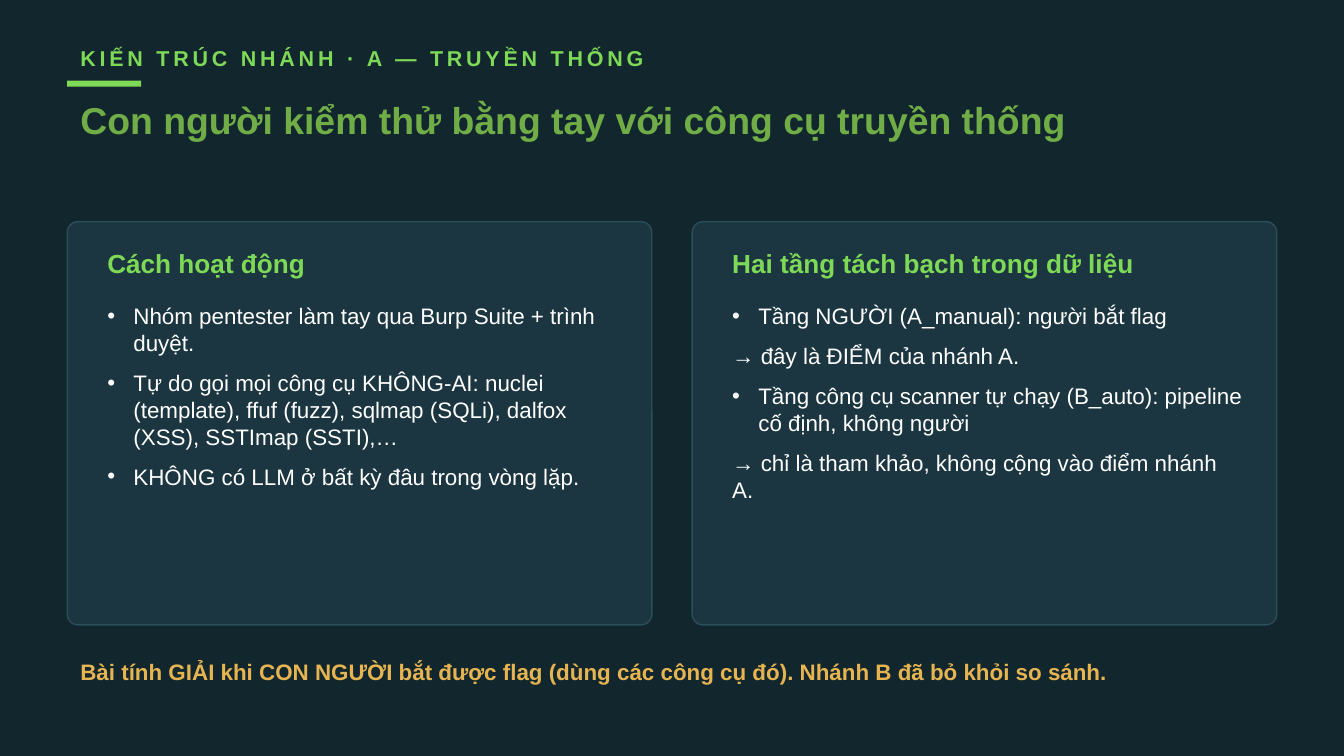
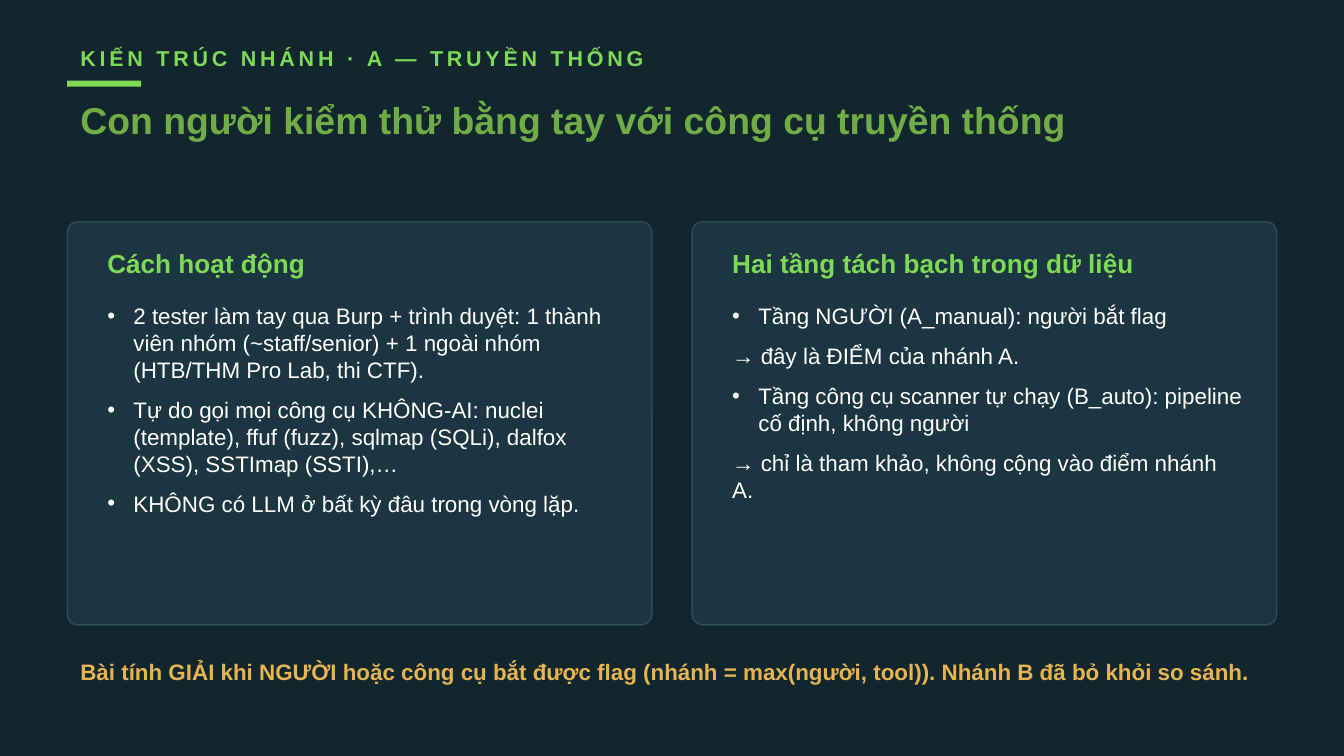
Before and after one commit to VuNguyenBinh/KLTN-FA26, a slide deck: slide 9 of Slide/KTLN_slide.pptx. Drawn at 1344x756 pixels with LibreOffice and Linux fonts; fonts in the diff are those of the drawing. Boxes give left, top, right and bottom in pixels: in the first picture for what was removed or moved away, otherwise in the second. Text is boxed around its words. In the diff, an @@ line names an element or a change of style, - is before the commit and + after.

```diff
--- a/Slide/KTLN_slide.pptx
+++ b/Slide/KTLN_slide.pptx
@@ text at <box>133,307,601,383</box>: text changed @@
-• Nhóm pentester làm tay qua Burp Suite + trình duyệt.
+• 2 tester làm tay qua Burp + trình duyệt: 1 thành viên nhóm (~staff/senior) + 1 ngoài nhóm (HTB/THM Pro Lab, thi CTF).
@@ text at <box>80,663,1248,685</box>: text changed @@
-Bài tính GIẢI khi CON NGƯỜI bắt được flag (dùng các công cụ đó). Nhánh B đã bỏ khỏi so sánh.
+Bài tính GIẢI khi NGƯỜI hoặc công cụ bắt được flag (nhánh = max(người, tool)). Nhánh B đã bỏ khỏi so sánh.
```
Also in this commit, not shown: 2 other slides changed, 2 other files.
